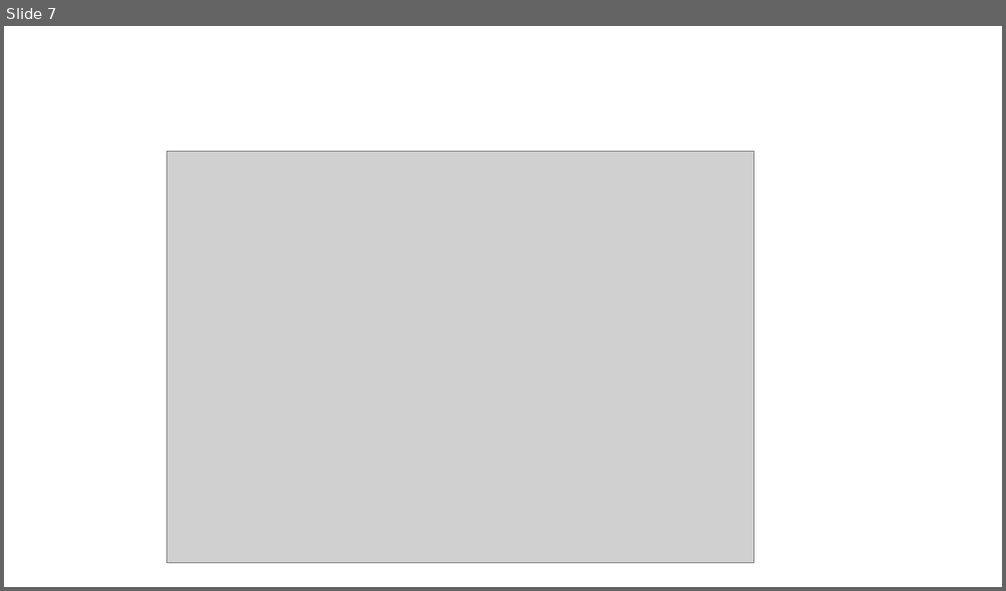
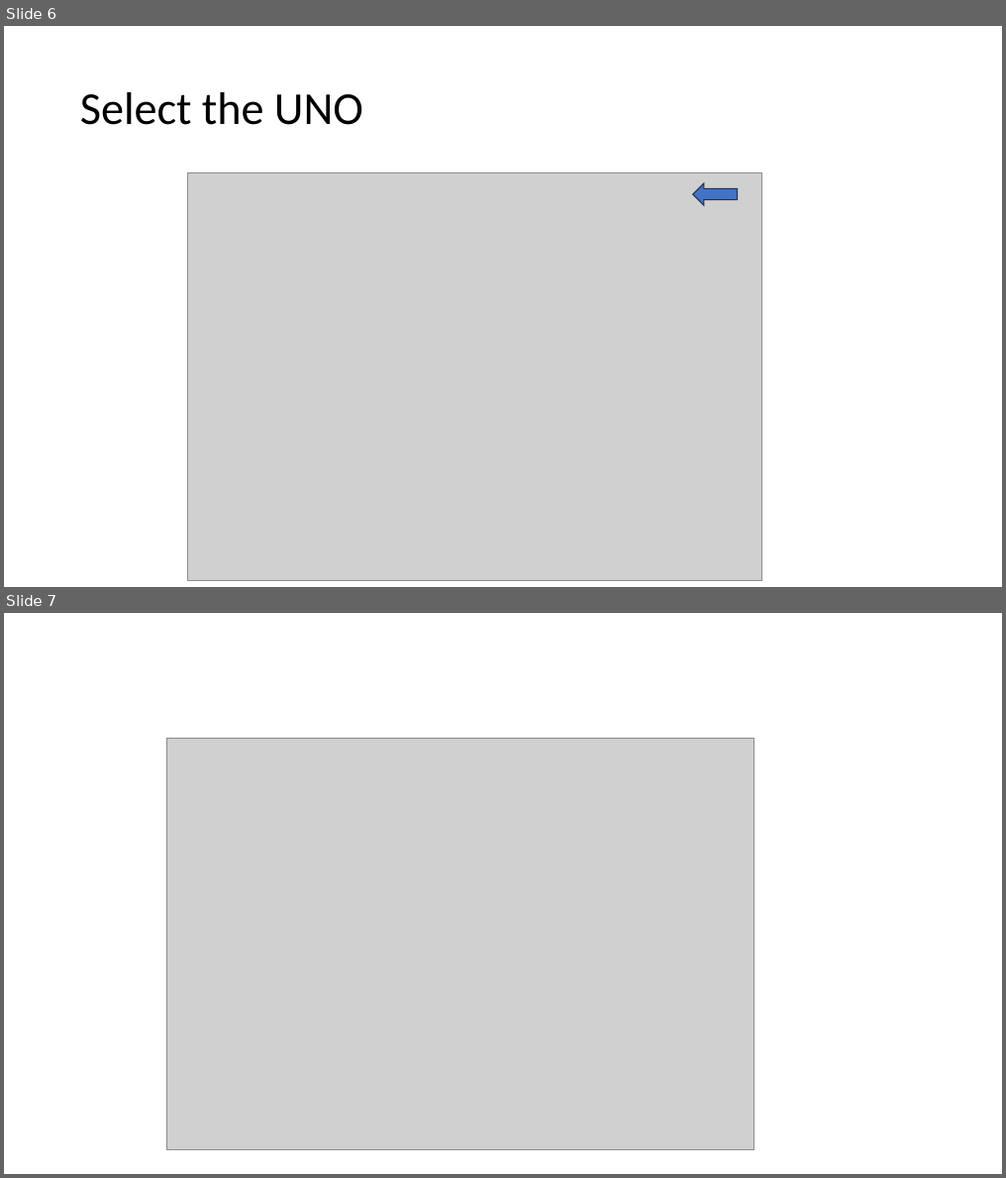
Before and after one commit to lafefspietz/MEMSduino, a slide deck: builds/Arduino.pptx. Shown one above the other, each under a label of ours: slide 7 before the commit, slides 6 and 7 after it. The pictures are 1006x591 and 1006x1178 pixels, drawn with LibreOffice and Linux fonts; fonts in the diff are those of the drawing; grey boxes stand for pictures. Boxes give left, top, right and bottom in pixels: in the first picture for what was removed or moved away, otherwise in the second. Text is boxed around its words. In the diff, an @@ line names an element or a change of style, - is before the commit and + after.

```diff
--- a/builds/Arduino.pptx
+++ b/builds/Arduino.pptx
@@ slide 6 added at bbox=[4, 26, 1002, 587], background #FFFFFF @@
@@ title added at bbox=[80, 92, 363, 125], 44 pt, text #000000 @@
+Select the UNO
@@ picture added at bbox=[187, 174, 762, 581] @@
@@ right arrow added at bbox=[693, 183, 737, 205], fill #4472C4, outline #1E3256 1 pt @@
```
Also in this commit, not shown: 2 other slides added, 2 slides removed, 2 other files.
